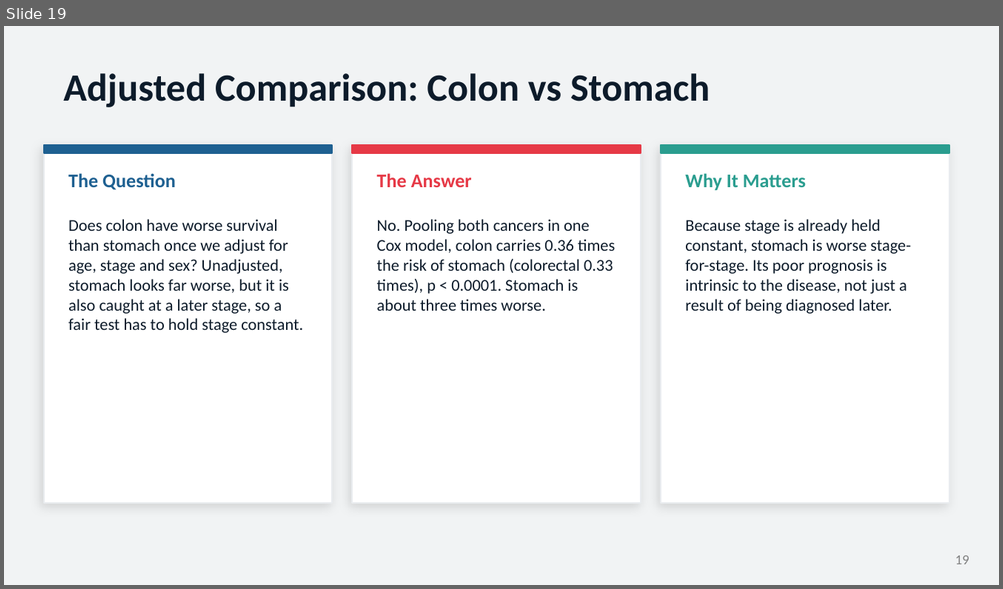
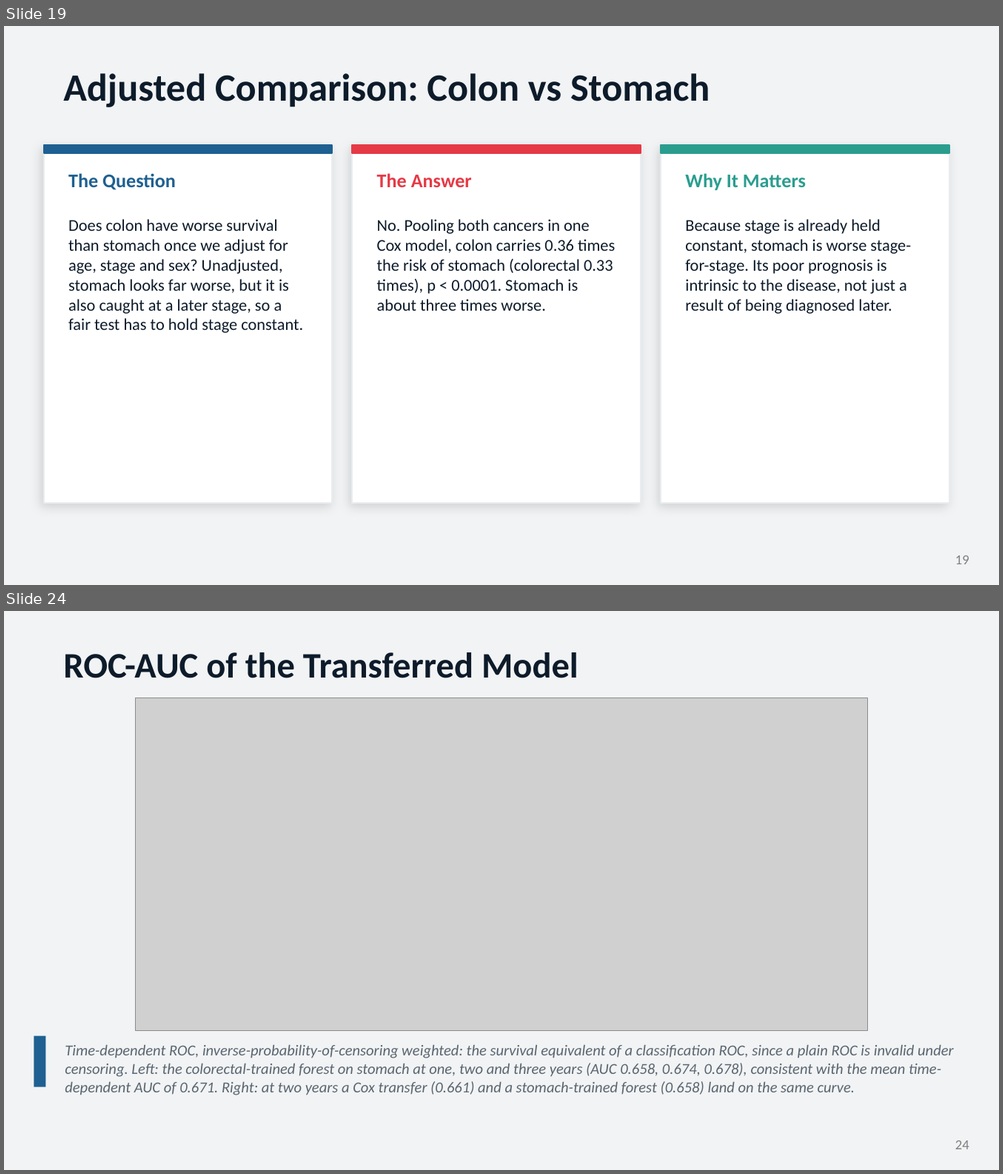
Before and after one commit to Anmol-singh57/survival-analysis-gi-cancers, a slide deck: report/Survival_Analysis_of_Colorectal_V2.pptx. Shown one above the other, each under a label of ours: slide 19 before the commit, slides 19 and 24 after it; the slides between them are not shown. The pictures are 1003x589 and 1003x1174 pixels, drawn with LibreOffice and Linux fonts; fonts in the diff are those of the drawing; grey boxes stand for pictures. Boxes give left, top, right and bottom in pixels: in the first picture for what was removed or moved away, otherwise in the second. Text is boxed around its words. In the diff, an @@ line names an element or a change of style, - is before the commit and + after.

```diff
--- a/report/Survival_Analysis_of_Colorectal_V2.pptx
+++ b/report/Survival_Analysis_of_Colorectal_V2.pptx
@@ slide 24 added at (4,611,999,1170), background #F1F3F4 @@
@@ text added at (63,652,578,678), 26 pt, text #0D1B2A, bold @@
+ROC-AUC of the Transferred Model
@@ picture added at (135,698,868,1031) @@
@@ rectangle added at (34,1037,45,1088), fill #1E6091 @@
@@ text added at (65,1045,953,1096), 11 pt, text #5A6570, italic @@
+Time-dependent ROC, inverse-probability-of-censoring weighted: the survival equivalent of a classification ROC, since a plain ROC is invalid under censoring. Left: the colorectal-trained forest on stomach at one, two and three years (AUC 0.658, 0.674, 0.678), consistent with the mean time-dependent AUC of 0.671. Right: at two years a Cox transfer (0.661) and a stomach-trained forest (0.658) land on the same curve.
@@ text added at (955,1141,969,1150), 10 pt, text #808080 @@
+24
```
Also in this commit, not shown: 5 slides changed, 2 other slides added, 13 other files.
